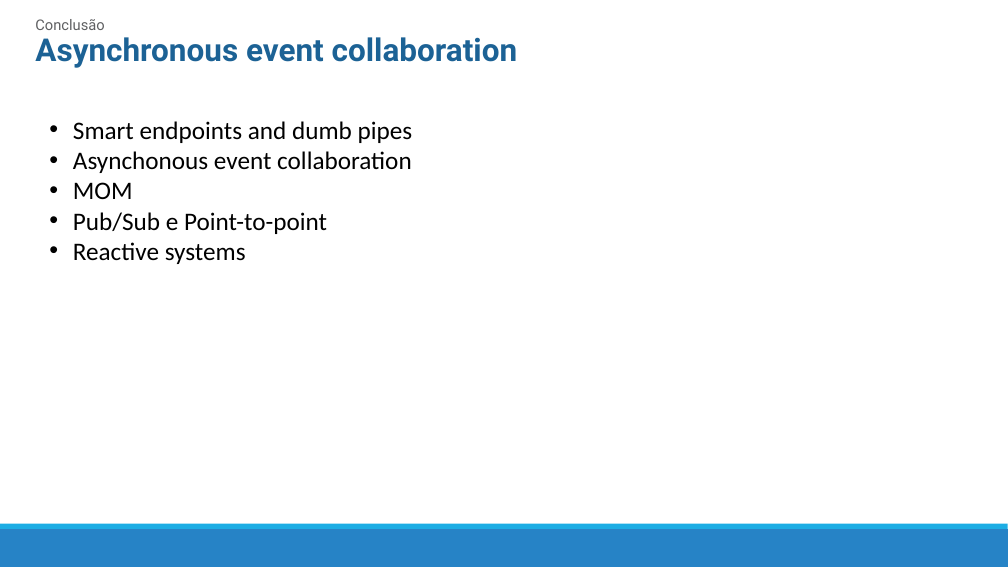
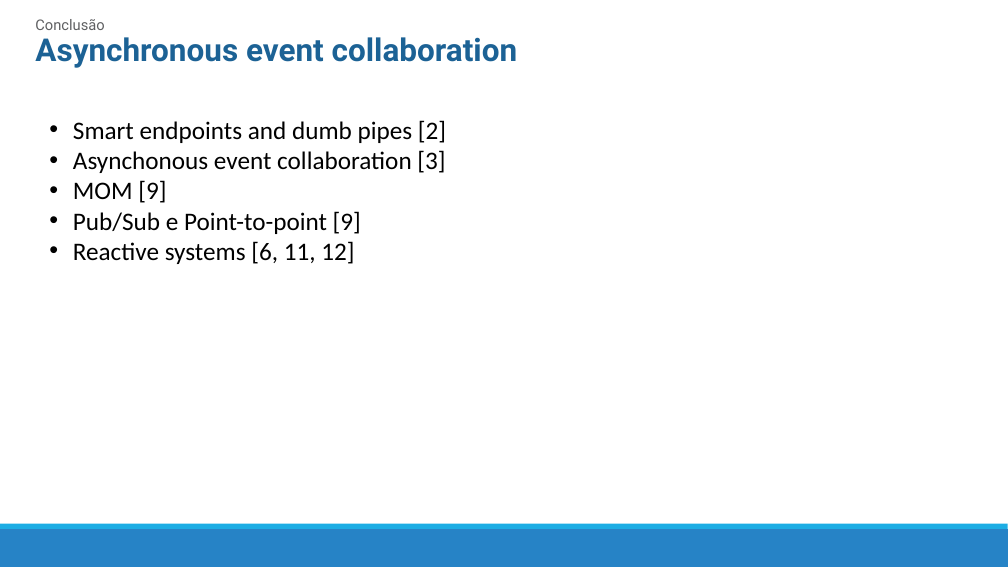
Before and after one commit to mrezende/architecture-discipline, a slide deck: slide 11 of article-presentation/Artigo.pptx. Drawn at 1008x567 pixels with LibreOffice and Linux fonts; fonts in the diff are those of the drawing. Boxes give left, top, right and bottom in pixels: in the first picture for what was removed or moved away, otherwise in the second. Text is boxed around its words. In the diff, an @@ line names an element or a change of style, - is before the commit and + after.

```diff
--- a/article-presentation/Artigo.pptx
+++ b/article-presentation/Artigo.pptx
@@ text at (x1=73, y1=120, x2=446, y2=264): text changed @@
-• Smart endpoints and dumb pipes
-• Asynchonous event collaboration
-• MOM
-• Pub/Sub e Point-to-point
-• Reactive systems
+• Smart endpoints and dumb pipes [2]
+• Asynchonous event collaboration [3]
+• MOM [9]
+• Pub/Sub e Point-to-point [9]
+• Reactive systems [6, 11, 12]
```
Also in this commit, not shown: 8 other slides changed.
